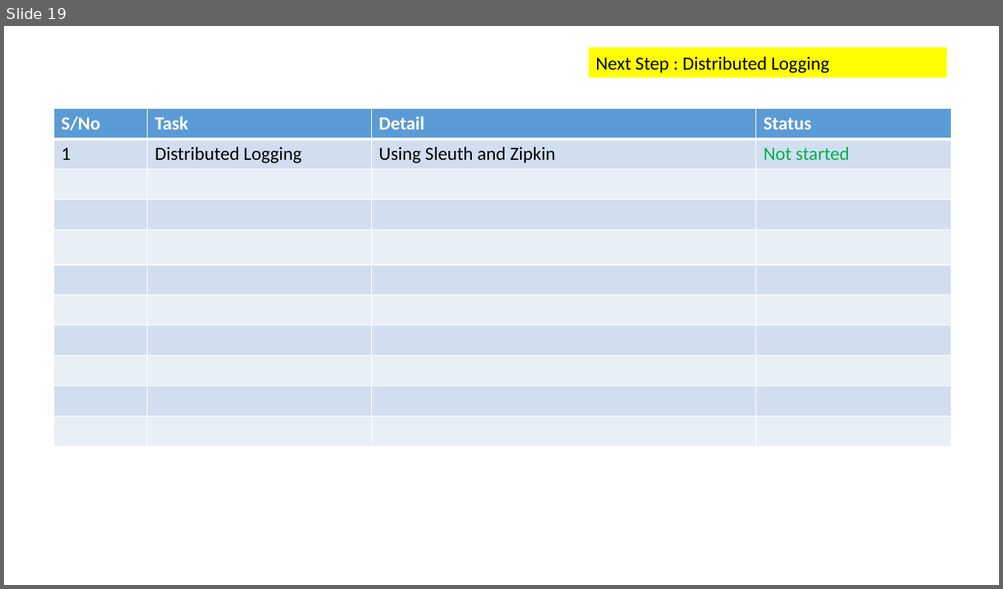
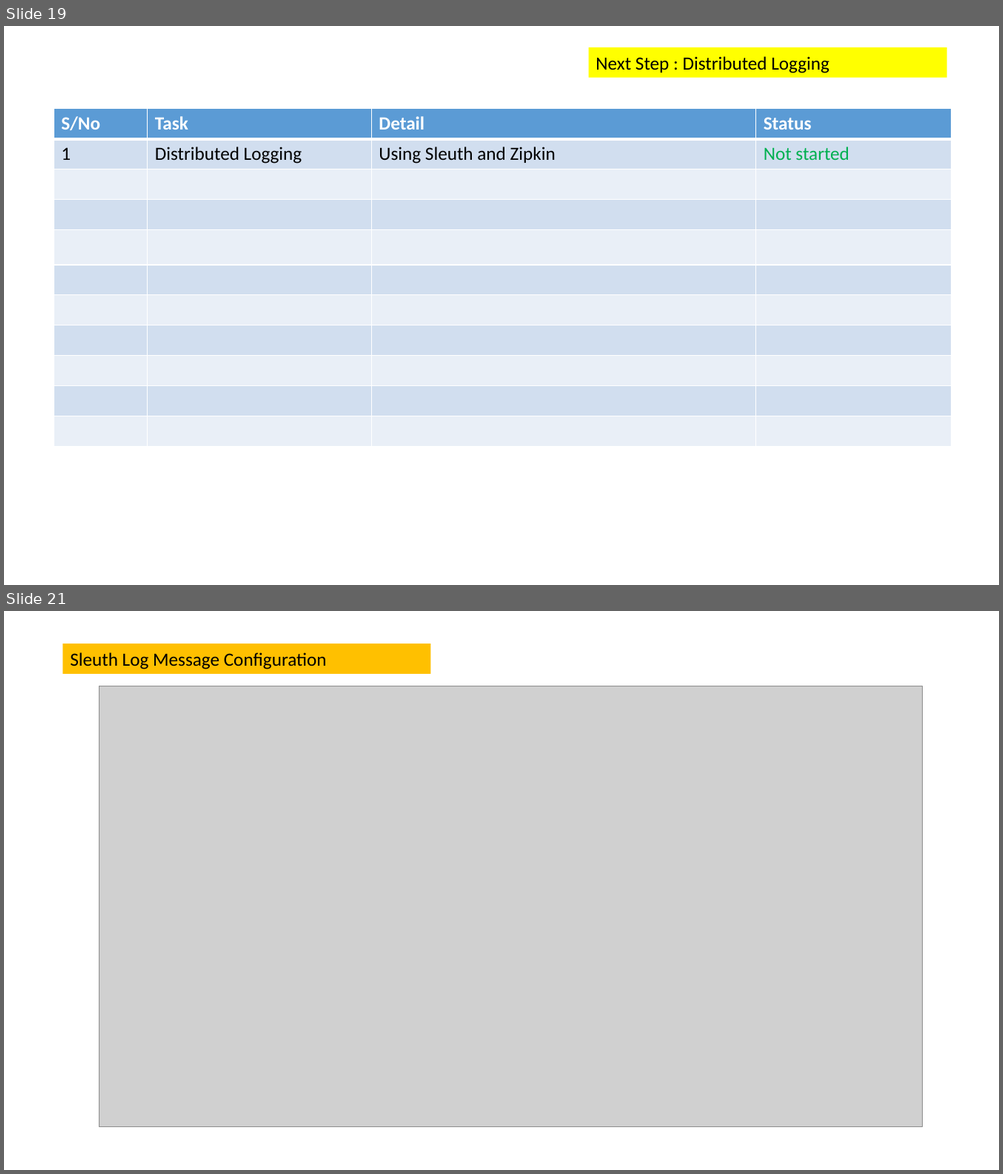
Before and after one commit to krishmetalhead/microservices, a slide deck: Microservice_Architecture_Defined.pptx. Shown one above the other, each under a label of ours: slide 19 before the commit, slides 19 and 21 after it; the slides between them are not shown. The pictures are 1003x589 and 1003x1174 pixels, drawn with LibreOffice and Linux fonts; fonts in the diff are those of the drawing; grey boxes stand for pictures. Boxes give left, top, right and bottom in pixels: in the first picture for what was removed or moved away, otherwise in the second. Text is boxed around its words. In the diff, an @@ line names an element or a change of style, - is before the commit and + after.

Commit message:
Updated Slide
Updated Slide

```diff
--- a/Microservice_Architecture_Defined.pptx
+++ b/Microservice_Architecture_Defined.pptx
@@ slide 21 added at bbox=[4, 611, 999, 1170], background #FFFFFF @@
@@ rectangle added at bbox=[63, 644, 431, 674], fill #FFC000, 18 pt, text #000000 @@
+Sleuth Log Message Configuration
@@ picture added at bbox=[99, 686, 922, 1128] @@
```
Also in this commit, not shown: 2 other slides added.
